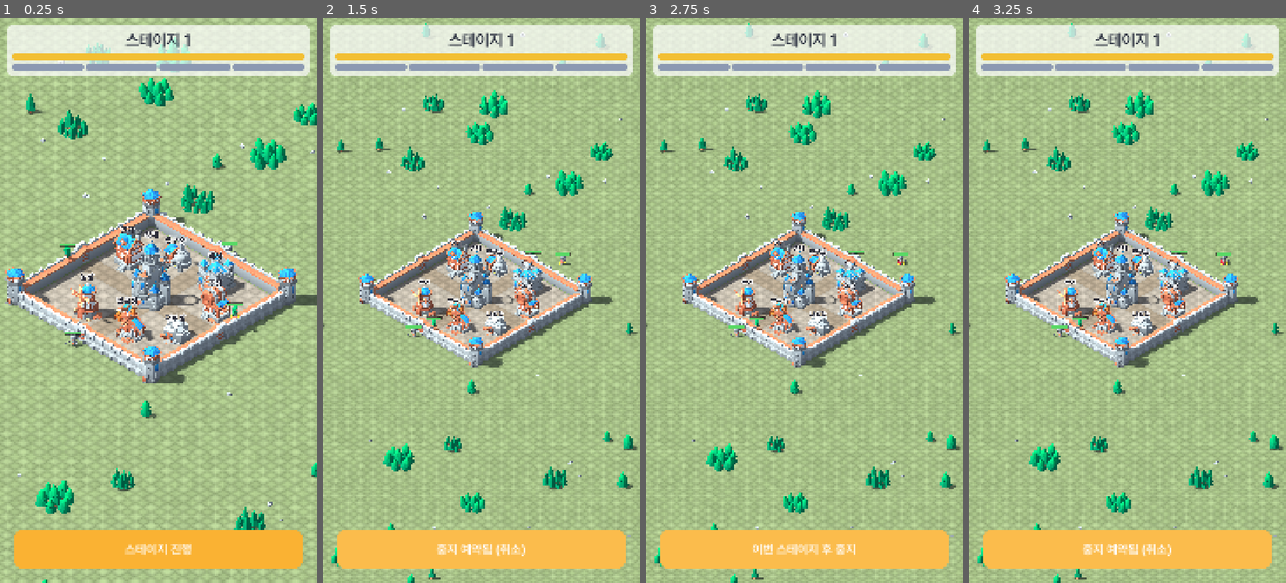
Above: before the commit, frames 1-4 (left to right).
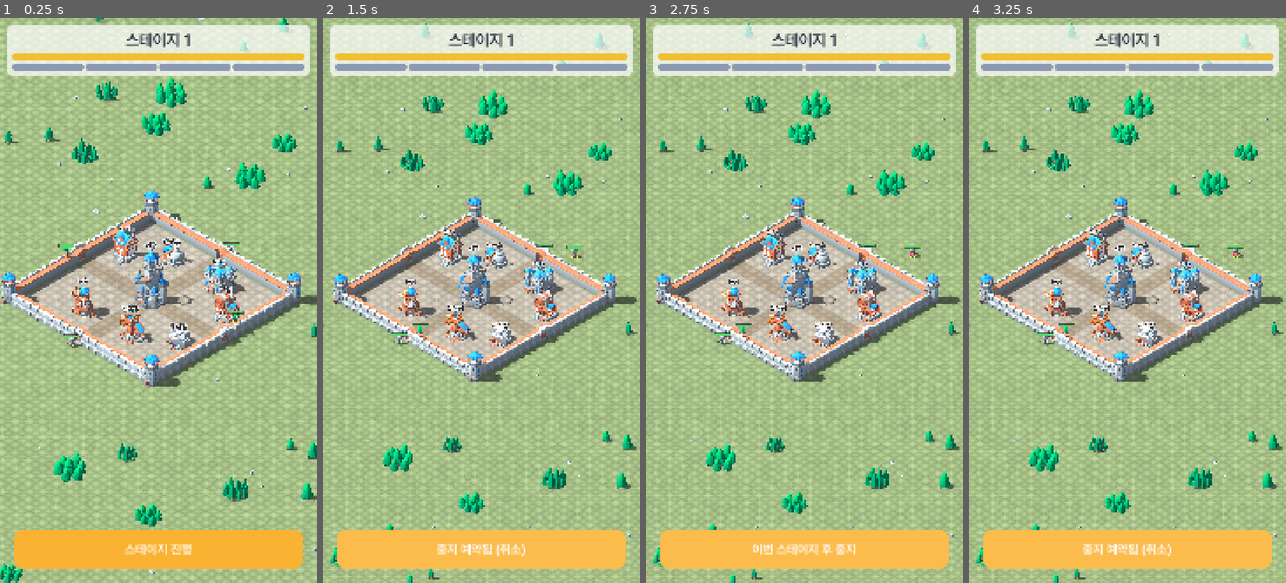
Above: after the commit, the same moments.

Repository: ILSEONG/CastleRPG
Game: Godot game, scene res://tests/input_check.tscn
The game is run twice, just before and just after one commit, with the same random seed, the same clock (stepped at 60 frames per second) and the same inputs. This scene is started directly instead of the project's main scene.
Inputs:
- Up to frame 1 (0.25 s): no input
- Up to frame 2 (1.5 s): click "스테이지 진행" at 0.5 s; click "이번 스테이지 후 중지" at 1.25 s
- Up to frame 3 (2.75 s): click "중지 예약됨 (취소)" at 2 s
- Up to frame 4 (3.25 s): click "이번 스테이지 후 중지" at 2.75 s

The runs differ from the first frame. In frame 1, 27% of the frame differs, in the area x 0-100%, y 0-100%; in frame 2, 15%; in frame 3, 15%; in frame 4, 15%.

Commit message:
feat: castle 1.25x with stair-only wall access (routing and layout)
Interior tiles 16/20/24 -> 20/24/28 (level-1 interior 32 m -> 40 m),
default camera size 56 -> 66, buildings re-laid out per spec 3.
Formation gains region(), stair_bottom/stair_top/wall_landing and a
route() that reaches wall tops only via the stairs beside each gate
(same-side wall tops walk straight); the old body is _ground_route().
Tests: new stairs/route unit test, input case (j) climbs the north
stairs, ai_check (a)/(h) coordinates derived from half.

Co-Authored-By: Claude Opus 5.5 <noreply@anthropic.com>

Diff:
--- a/scripts/balance.gd
+++ b/scripts/balance.gd
@@ -22,7 +22,7 @@
 
 # --- 맵·성 기하 (개정 2) ---
 const TILE := 2.0                     # 격자 타일 한 칸 (미터)
-const INTERIOR_TILES := [16, 20, 24]  # 성 내부 한 변 타일 수. index = keep_level - 1
+const INTERIOR_TILES := [20, 24, 28]  # 성 내부 한 변 타일 수. index = keep_level - 1
 const WALL_T := 2.0                   # 성벽 두께 (1타일)
 const WALL_H := 3.0                   # 성벽 높이 = 성벽 위 발판 높이
 const GATE_W := 4.0                   # 성문 폭 (2타일)
@@ -33,7 +33,11 @@
 const GATE_FRONT_OFFSET := 1.5        # 성벽 바깥면에서 성문 앞 자리까지
 const GATE_FRONT_SLOTS := [0.0, -1.6, 1.6]      # 성문 앞 자리 좌우 오프셋
 const WALL_TOP_SLOTS := [-4.0, 4.0, -8.0, 8.0]  # 성벽 위 자리 좌우 오프셋 (성문 위는 비움)
-const CAMERA_SIZE_DEFAULT := 56.0     # 직교 카메라 가로 폭(미터)
+const STAIR_W := 2.0      # 계단 폭(성벽 안쪽 면에 붙은 1타일 띠)
+const STAIR_GAP := 0.5    # 성문 가장자리 ~ 계단 윗단
+const STAIR_RUN := 6.0    # 계단 수평 길이(윗단 → 아랫단, 성문 반대 방향)
+const STAIR_STEPS := 8    # 계단 단 수(시각)
+const CAMERA_SIZE_DEFAULT := 66.0     # 직교 카메라 가로 폭(미터)
 const CAMERA_SIZE_MIN := 16.0
 const CAMERA_SIZE_MAX := 150.0
 
@@ -48,16 +52,16 @@
 const HERO_ROSTER := ["warrior", "archer"]  # 영웅 i의 역할 = HERO_ROSTER[i % 2]
 
 ## 건물 배치 (플레이스홀더). cell = 최소 모서리 타일 좌표, size = 타일 수. 성 중심이 타일 경계 (0,0).
-## 레벨 1 내부 타일 범위 -8..7. 성채 외 건물은 벽 쪽 1칸 여유(-7..6)를 두고 십자 도로(-1·0)를 피한다.
+## 레벨 1 내부 타일 범위 -10..9. 성채 외 건물은 벽 쪽 1칸 여유(-9..8, 계단 띠)를 두고 십자 도로(-1·0)를 피한다.
 const BUILDINGS := [
 	{"id": "keep", "name": "성채", "cell": Vector2i(-2, -2), "size": Vector2i(4, 4)},
-	{"id": "barracks", "name": "막사", "cell": Vector2i(1, -7), "size": Vector2i(3, 3)},
-	{"id": "tavern", "name": "주점", "cell": Vector2i(4, -4), "size": Vector2i(3, 3)},
-	{"id": "lab", "name": "연구소", "cell": Vector2i(-4, -7), "size": Vector2i(3, 3)},
-	{"id": "houses", "name": "민가", "cell": Vector2i(-7, -4), "size": Vector2i(3, 3)},
-	{"id": "lumber", "name": "벌목장", "cell": Vector2i(1, 4), "size": Vector2i(3, 3)},
-	{"id": "quarry", "name": "채석장", "cell": Vector2i(4, 1), "size": Vector2i(3, 3)},
-	{"id": "farm", "name": "농장", "cell": Vector2i(-4, 4), "size": Vector2i(3, 3)},
+	{"id": "barracks", "name": "막사", "cell": Vector2i(2, -8), "size": Vector2i(3, 3)},
+	{"id": "tavern", "name": "주점", "cell": Vector2i(6, -5), "size": Vector2i(3, 3)},
+	{"id": "lab", "name": "연구소", "cell": Vector2i(-5, -8), "size": Vector2i(3, 3)},
+	{"id": "houses", "name": "민가", "cell": Vector2i(-9, -5), "size": Vector2i(3, 3)},
+	{"id": "lumber", "name": "벌목장", "cell": Vector2i(2, 5), "size": Vector2i(3, 3)},
+	{"id": "quarry", "name": "채석장", "cell": Vector2i(6, 2), "size": Vector2i(3, 3)},
+	{"id": "farm", "name": "농장", "cell": Vector2i(-5, 5), "size": Vector2i(3, 3)},
 ]
 
 
--- a/scripts/formation.gd
+++ b/scripts/formation.gd
@@ -9,6 +9,9 @@
 const POST_WALL := 1
 const POST_FREE := 2          # 자유 위치 (슬롯 없음)
 const GATE_PASS_MARGIN := 1.0 # 성문 통과 지점이 성벽에서 떨어진 거리
+const REGION_OUTSIDE := 0
+const REGION_INSIDE := 1
+const REGION_WALL := 2    # 성벽 위(계단 윗부분 포함)
 const SIDE_DIR: Array[Vector3] = [
 	Vector3(0, 0, -1), Vector3(1, 0, 0), Vector3(0, 0, 1), Vector3(-1, 0, 0),
 ]
@@ -101,9 +104,67 @@
 	return SIDE_DIR[side] * (half + Balance.WALL_T + GATE_PASS_MARGIN)
 
 
-## from → to 이동 경로 (도착점 포함). 성 안팎을 오가거나 성을 가로지를 때는 성문을 지난다.
-## "안" = 성벽 위(높이 > WALL_H/2)이거나 성벽 바깥면 안쪽(crosses_castle과 같은 경계). 문짝 상태와 무관하게 아군은 통과.
+static func region(half: float, p: Vector3) -> int:
+	if p.y > Balance.WALL_H / 2.0:
+		return REGION_WALL
+	if maxf(absf(p.x), absf(p.z)) < half + Balance.WALL_T:
+		return REGION_INSIDE
+	return REGION_OUTSIDE
+
+
+## 계단: 각 면 성문 좌우(end = -1/+1)에 하나씩, 성벽 안쪽 면에 붙은 띠에서 성문 쪽으로 올라간다.
+static func stair_bottom(half: float, side: int, end: float) -> Vector3:
+	return SIDE_DIR[side] * (half - Balance.STAIR_W / 2.0) \
+		+ perp(side) * (end * (Balance.GATE_W / 2.0 + Balance.STAIR_GAP + Balance.STAIR_RUN))
+
+
+static func stair_top(half: float, side: int, end: float) -> Vector3:
+	return SIDE_DIR[side] * (half - Balance.STAIR_W / 2.0) \
+		+ perp(side) * (end * (Balance.GATE_W / 2.0 + Balance.STAIR_GAP)) + Vector3(0, Balance.WALL_H, 0)
+
+
+## 계단 윗단에서 성벽 중심선으로 올라선 지점.
+static func wall_landing(half: float, side: int, end: float) -> Vector3:
+	return SIDE_DIR[side] * (half + Balance.WALL_T / 2.0) \
+		+ perp(side) * (end * (Balance.GATE_W / 2.0 + Balance.STAIR_GAP)) + Vector3(0, Balance.WALL_H, 0)
+
+
+static func _stair_end(side: int, p: Vector3) -> float:
+	return 1.0 if perp(side).dot(p) >= 0.0 else -1.0
+
+
+## from → to 이동 경로(도착점 포함). 성벽 위는 계단으로만 오르내린다(같은 면 성벽 위끼리는 곧장).
+## 지상 구간은 성 안팎을 오갈 때 성문을 지난다(_ground_route).
 static func route(half: float, from: Vector3, to: Vector3) -> Array[Vector3]:
+	var path: Array[Vector3] = []
+	var from_wall := region(half, from) == REGION_WALL
+	var to_wall := region(half, to) == REGION_WALL
+	if from_wall and to_wall and side_of(from) == side_of(to):
+		path.append(to)
+		return path
+	var ground_from := from
+	if from_wall:
+		var s := side_of(from)
+		var e := _stair_end(s, from)
+		path.append(wall_landing(half, s, e))
+		path.append(stair_top(half, s, e))
+		ground_from = stair_bottom(half, s, e)
+		path.append(ground_from)
+	var ground_to := to
+	var tail: Array[Vector3] = []
+	if to_wall:
+		var s2 := side_of(to)
+		var e2 := _stair_end(s2, to)
+		ground_to = stair_bottom(half, s2, e2)
+		tail = [stair_top(half, s2, e2), wall_landing(half, s2, e2), to]
+	path.append_array(_ground_route(half, ground_from, ground_to))
+	path.append_array(tail)
+	return path
+
+
+## 지상 두 점 사이 경로(도착점 포함). 성 안팎을 오가거나 성을 가로지를 때는 성문을 지난다.
+## "안" = 성벽 바깥면 안쪽(crosses_castle과 같은 경계). 문짝 상태와 무관하게 아군은 통과.
+static func _ground_route(half: float, from: Vector3, to: Vector3) -> Array[Vector3]:
 	var path: Array[Vector3] = []
 	var from_in := is_inside(half, from)
 	var to_in := is_inside(half, to)
--- a/tests/ai_check.gd
+++ b/tests/ai_check.gd
@@ -50,8 +50,9 @@
 	var archer = heroes[1]   # 동(1) 성벽 위
 	var warrior_hp: float = Balance.HERO_ROLES.warrior.hp
 
-	# (a) 밖 자유 위치 전사와 5 m 떨어진 grunt가 서로 다가가 교전한다
-	var post := Vector3(30, 0, -40)
+	# (a) 밖 자유 위치 전사와 5 m 떨어진 grunt가 서로 다가가 교전한다(북동쪽 벌판: 북쪽 바깥면에서 22 m, 모서리 너머 12 m)
+	var outer := _half + Balance.WALL_T
+	var post := Vector3(outer + 12.0, 0, -(outer + 22.0))
 	warrior.move_to_point(post)
 	await _wait_until(func(): return warrior._path.is_empty() and Formation.flat_distance(warrior.global_position, post) < 0.05, 10.0)
 	_check(Formation.flat_distance(warrior.global_position, post) < 0.05, "(a) precondition: warrior stands at its free point", "pos=%s" % warrior.global_position)
@@ -165,11 +166,12 @@
 
 	# (h) 성 모서리 근처 밖 자유 위치 전사와 모서리 너머 동쪽 면의 grunt(성문 멀쩡): 둘 사이 직선이 성 모서리를 가로지른다.
 	#     grunt는 추격하다 성벽 띠로 들어서지 않고(진로로 동쪽 성문으로 간다), 전사는 그 grunt를 잡지 않아 자리를 지킨다. 매 프레임 확인.
-	var hpost := Vector3(15, 0, -20)
+	#     전사: 북쪽 바깥면 2 m 밖, 모서리에서 x로 3 m 안쪽. grunt: 동쪽 바깥면 0.1 m 밖, z는 북쪽 성벽 띠 높이. 둘 사이 4.7 m(양쪽 aggro 안)
+	var hpost := Vector3(_half - 1.0, 0, -(outer + 2.0))
 	warrior.move_to_point(hpost)
 	GameState.refill()  # 성문 복구·몬스터 제거, 영웅은 자리(방금 정한 자유 위치)로 옮겨진다
 	await _frames(1)
-	_g = _spawn("grunt", 1, Vector3(18.1, 0, -16.5))
+	_g = _spawn("grunt", 1, Vector3(outer + 0.1, 0, -(_half + 0.5)))
 	var g_in := false
 	var w_in := false
 	var w_out := 0.0
--- a/tests/input_check.gd
+++ b/tests/input_check.gd
@@ -114,7 +114,7 @@
 		"size %.1f -> %.1f selected=%s" % [size_before, _camera.size, _name(_picker.selected)])
 
 	# (f) 전사 선택 중 성 밖 바닥 탭 → 자유 위치(POST_FREE), 3초 뒤 그 지점에 서 있다
-	_camera.get_parent().zoom_by(70.0 / _camera.size)  # (e) 핀치로 확대된 줌을 기본(56)보다 조금 넓게 되돌린다 — (f)·(g)의 성 밖 지점이 화면 안에 오게
+	_camera.get_parent().zoom_by(70.0 / _camera.size)  # (e) 핀치로 확대된 줌을 기본(66)보다 조금 넓게 되돌린다 — (f)·(g)의 성 밖 지점이 화면 안에 오게
 	var half: float = _main.castle.half
 	_picker._select(null)
 	await _tap(_hero_px(warrior))
@@ -131,7 +131,7 @@
 	fd = Formation.flat_distance(warrior.global_position, field)
 	_check(warrior.post == Formation.POST_FREE and fd < 0.1, "(f) refill keeps the free-point assignment", "post=%d d=%.2f" % [warrior.post, fd])
 
-	# (g) 성벽 위 궁수 선택 중 반대편(남쪽) 성 밖 바닥 탭 → 경로 첫 지점이 남문 안쪽 지점 (성벽을 뚫지 않음)
+	# (g) 성벽 위 궁수 선택 중 반대편(남쪽) 성 밖 바닥 탭 → 북쪽 계단(landing → 윗단 → 아랫단)으로 내려가 남문 안쪽 지점으로 (성벽을 뚫지 않음)
 	archer.move_to(0, Formation.POST_WALL)
 	GameState.refill()  # 리필은 배정을 유지한 채 순간 복귀 → 궁수가 북쪽 성벽 위에 선다
 	await _frames(1)
@@ -141,9 +141,11 @@
 	_check(_picker.selected == archer and archer.is_on_wall() and archer.side == 0 and _open_ground(sp),
 		"(g) precondition: archer selected on the north wall, south field point on open ground",
 		"selected=%s on_wall=%s side=%d px=%s" % [_name(_picker.selected), archer.is_on_wall(), archer.side, sp])
+	var ge := 1.0 if Formation.perp(0).dot(archer.global_position) >= 0.0 else -1.0
+	var down := [Formation.wall_landing(half, 0, ge), Formation.stair_top(half, 0, ge), Formation.stair_bottom(half, 0, ge), Formation.gate_inner(half, 2)]
 	await _tap(sp)
-	_check(archer.post == Formation.POST_FREE and not archer._path.is_empty() and archer._path[0] == Formation.gate_inner(half, 2),
-		"(g) wall-top archer ordered outside the far side heads for the south gate's inner point first",
+	_check(archer.post == Formation.POST_FREE and archer._path.slice(0, 4) == down,
+		"(g) wall-top archer ordered outside the far side goes down the north stairs, then heads for the south gate's inner point",
 		"post=%d path=%s" % [archer.post, archer._path])
 
 	# (h) 선택된 영웅을 다시 탭 → 선택 해제
@@ -165,6 +167,28 @@
 	_check(_picker.selected == warrior and Formation.flat_distance(warrior.free_pos, gp) < 0.1 and Formation.flat_distance(old_free, gp) > 1.0,
 		"(i) ground tap 20 px from the selected hero moves it there", "selected=%s free_pos=%s ground=%s" % [_name(_picker.selected), warrior.free_pos, gp])
 
+	# (j) 성 안 자유 위치 전사 선택 중 북쪽 성벽 탭 → 경로가 계단 아랫단 → 윗단을 지나고, 몇 초 뒤 성벽 위 자리에 선다
+	var yard := Vector3(0, 0, -(half - 8.0))  # 북쪽 십자 도로 위(성채와 북쪽 성벽 사이)
+	warrior.move_to_point(yard)
+	GameState.refill()
+	await _frames(1)
+	_picker._select(null)
+	await _tap(_hero_px(warrior))
+	_check(_picker.selected == warrior and Formation.region(half, warrior.global_position) == Formation.REGION_INSIDE,
+		"(j) precondition: warrior selected on the ground inside the castle", "selected=%s pos=%s" % [_name(_picker.selected), warrior.global_position])
+	await _tap(_wall_px(0))
+	var home: Vector3 = warrior.stand_position()
+	var je := 1.0 if Formation.perp(0).dot(home) >= 0.0 else -1.0
+	var bi: int = warrior._path.find(Formation.stair_bottom(half, 0, je))
+	var ti: int = warrior._path.find(Formation.stair_top(half, 0, je))
+	_check(warrior.side == 0 and warrior.post == Formation.POST_WALL and bi >= 0 and ti == bi + 1,
+		"(j) wall tap with an inside warrior selected routes up the north stairs (bottom, then top)",
+		"side/post=%s path=%s" % [[warrior.side, warrior.post], warrior._path])
+	await get_tree().create_timer(5.0).timeout
+	var wd: float = warrior.global_position.distance_to(home)
+	_check(wd < 0.1 and absf(warrior.global_position.y - Balance.WALL_H) < 0.01,
+		"(j) warrior stands at its wall-top slot 5 s later", "d=%.2f pos=%s" % [wd, warrior.global_position])
+
 
 func _check(cond: bool, what: String, detail: String) -> void:
 	if cond:
--- a/tests/run_tests.gd
+++ b/tests/run_tests.gd
@@ -39,6 +39,7 @@
 	test_art_assets()
 	test_lowpoly_conversion()
 	test_route()
+	test_stairs_and_wall_routes()
 	test_is_inside()
 	if _errors.count > 0:
 		printerr("SCRIPT ERRORS %d" % _errors.count)
@@ -215,7 +216,7 @@
 
 
 func test_layout_tables() -> void:
-	check(Balance.interior_half(1) == 16.0, "interior half is 16m at keep level 1")
+	check(Balance.interior_half(1) == 20.0, "interior half is 20m at keep level 1")
 	check(Balance.interior_half(2) > Balance.interior_half(1), "interior grows at keep level 2")
 	check(Balance.interior_half(3) > Balance.interior_half(2), "interior grows at keep level 3")
 	check(Balance.interior_half(99) == Balance.interior_half(3), "interior clamps beyond table")
@@ -423,15 +424,67 @@
 	var gate_e := F.slot_position(half, 1, F.POST_GATE, 0)
 	r = F.route(half, gate_n, gate_e)
 	check(r.size() == 5 and r[0] == F.gate_outer(half, 0) and r[3] == F.gate_outer(half, 1), "adjacent gate fronts route through both gates: %s" % [r])
-	var wall_e := F.slot_position(half, 1, F.POST_WALL, 0)
+	var wall_e := F.slot_position(half, 1, F.POST_WALL, 0)  # 동쪽 성벽 위 -옆(z = -4) → 계단 end -1
+	var stairs_e := [F.wall_landing(half, 1, -1.0), F.stair_top(half, 1, -1.0), F.stair_bottom(half, 1, -1.0)]
 	r = F.route(half, wall_e, out_s)
-	check(r == [F.gate_inner(half, 2), F.gate_outer(half, 2), out_s], "wall top to outside leaves through a gate: %s" % [r])
+	check(r == stairs_e + [F.gate_inner(half, 2), F.gate_outer(half, 2), out_s], "wall top to outside goes down the stairs, then leaves through a gate: %s" % [r])
 	r = F.route(half, out_s, wall_e)
-	check(r == [F.gate_outer(half, 2), F.gate_inner(half, 2), wall_e], "outside to wall top enters through a gate: %s" % [r])
+	stairs_e.reverse()
+	check(r == [F.gate_outer(half, 2), F.gate_inner(half, 2)] + stairs_e + [wall_e], "outside to wall top enters through a gate, then climbs the stairs: %s" % [r])
 	var mid_gate := Vector3(0, 0, -(half + Balance.WALL_T * 0.75))  # 성문 통로 바깥쪽 절반 = 안
 	var field_n := Vector3(-40, 0, -41)
 	r = F.route(half, mid_gate, field_n)
 	check(r == [F.gate_inner(half, 0), F.gate_outer(half, 0), field_n], "gate-passage point counts as inside and leaves via gate inner then outer, not through the wall: %s" % [r])
+
+
+func test_stairs_and_wall_routes() -> void:
+	var F = FormationScript
+	var half := Balance.interior_half(1)
+	check(half == 20.0, "interior half is 20m at keep level 1 (1.25x)")
+	for side in 4:
+		var dir: Vector3 = F.SIDE_DIR[side]
+		var pp: Vector3 = F.perp(side)
+		for e in [-1.0, 1.0]:
+			var top: Vector3 = F.stair_top(half, side, e)
+			var bot: Vector3 = F.stair_bottom(half, side, e)
+			var land: Vector3 = F.wall_landing(half, side, e)
+			check(is_equal_approx(top.y, Balance.WALL_H) and bot.y == 0.0 and is_equal_approx(land.y, Balance.WALL_H), "stair heights side %d end %d" % [side, e])
+			check(dir.dot(top) < half and dir.dot(bot) < half and dir.dot(top) > half - Balance.STAIR_W, "stairs sit in the strip inside the wall")
+			check(absf(pp.dot(top)) > Balance.GATE_W / 2.0 and absf(pp.dot(bot)) > absf(pp.dot(top)), "stairs beside the gate, climbing toward it")
+			check(F.region(half, land) == F.REGION_WALL and F.region(half, bot) == F.REGION_INSIDE, "landing is wall top, bottom is inside ground")
+	var wall_n := F.slot_position(half, 0, F.POST_WALL, 1)   # 북쪽 성벽 위, +옆
+	var inside := Vector3(6, 0, 6)
+	var r: Array = F.route(half, inside, wall_n)
+	var e_n := 1.0 if F.perp(0).dot(wall_n) >= 0.0 else -1.0
+	check(r.size() >= 4 and r[-4] == F.stair_bottom(half, 0, e_n) and r[-3] == F.stair_top(half, 0, e_n) and r[-2] == F.wall_landing(half, 0, e_n) and r[-1] == wall_n, "inside to wall top climbs the stairs: %s" % [r])
+	var out_s := Vector3(-5, 0, 45)
+	r = F.route(half, wall_n, out_s)
+	check(r[0] == F.wall_landing(half, 0, e_n) and r[1] == F.stair_top(half, 0, e_n) and r[2] == F.stair_bottom(half, 0, e_n), "wall top to outside goes down the stairs first: %s" % [r])
+	check(r.has(F.gate_inner(half, 2)) and r.has(F.gate_outer(half, 2)) and r[-1] == out_s, "then leaves through a gate")
+	var wall_n2 := F.slot_position(half, 0, F.POST_WALL, 0)
+	check(F.route(half, wall_n, wall_n2) == [wall_n2], "same-side wall top walks straight")
+	var wall_e := F.slot_position(half, 1, F.POST_WALL, 0)
+	r = F.route(half, wall_n, wall_e)
+	var e_e := 1.0 if F.perp(1).dot(wall_e) >= 0.0 else -1.0
+	check(r[2] == F.stair_bottom(half, 0, e_n) and r[-4] == F.stair_bottom(half, 1, e_e) and r[-1] == wall_e, "wall top to another side's wall top goes down and up: %s" % [r])
+	var out_n := Vector3(5, 0, -45)
+	r = F.route(half, out_n, wall_n)
+	check(r[0] == F.gate_outer(half, 0) and r[1] == F.gate_inner(half, 0) and r[-4] == F.stair_bottom(half, 0, e_n), "outside to wall top enters a gate then climbs: %s" % [r])
+	# 어떤 구간도 성벽 띠를 곧장 오르내리지 않는다: 높이가 바뀌는 구간은 계단 윗단↔아랫단, 윗단↔landing 뿐
+	for pair in [[inside, wall_n], [wall_n, out_s], [wall_n, wall_e], [out_n, wall_n]]:
+		var pts: Array = [pair[0]] + F.route(half, pair[0], pair[1])
+		for i in range(1, pts.size()):
+			var a: Vector3 = pts[i - 1]
+			var b: Vector3 = pts[i]
+			if absf(a.y - b.y) > 0.01:
+				var ok := false
+				for s in 4:
+					for e in [-1.0, 1.0]:
+						var st: Vector3 = F.stair_top(half, s, e)
+						var sb: Vector3 = F.stair_bottom(half, s, e)
+						if (a.is_equal_approx(st) and b.is_equal_approx(sb)) or (a.is_equal_approx(sb) and b.is_equal_approx(st)):
+							ok = true
+				check(ok, "height changes only on a stair flight (%s -> %s)" % [a, b])
 
 
 func test_is_inside() -> void:
